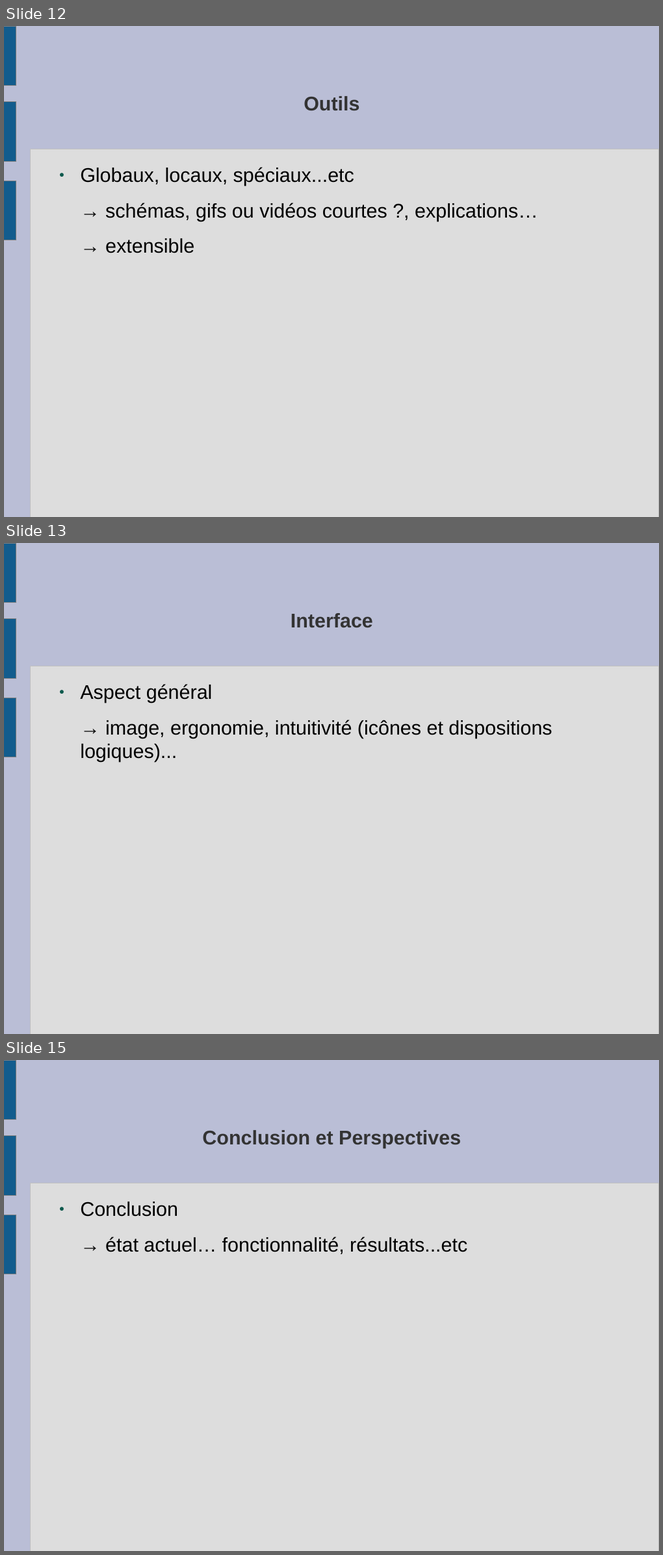
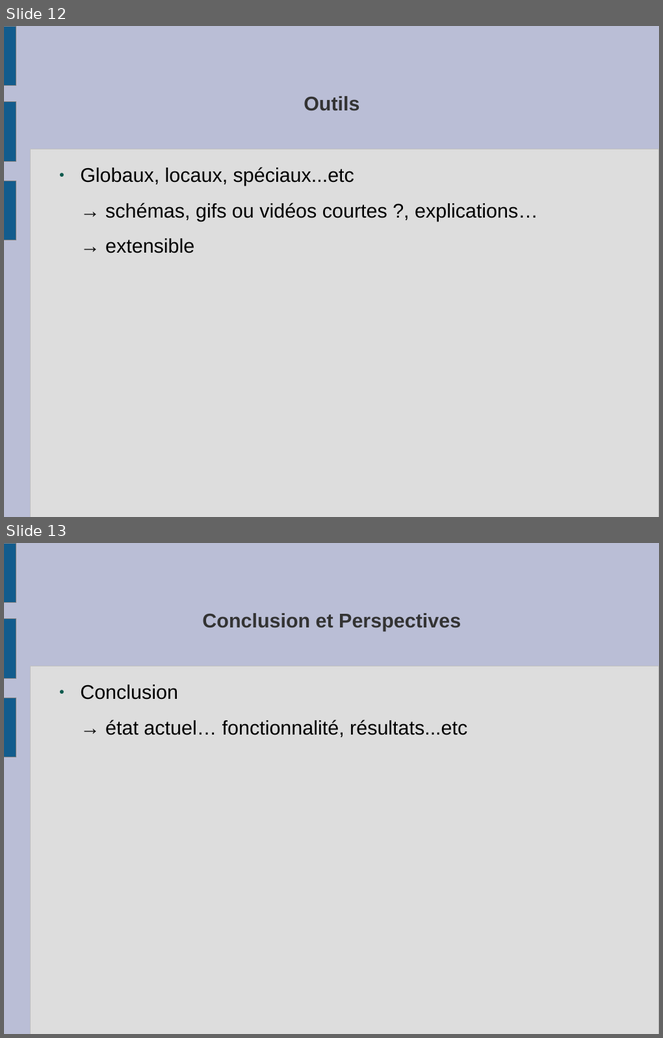
Before and after one commit to slvrgauthier/OpenSculpt, a slide deck: Documentation/Soutenance.odp. Shown one above the other, each under a label of ours: slides 12, 13 and 15 before the commit, slides 12 and 13 after it; the slides between them are not shown. The pictures are 663x1555 and 663x1038 pixels, drawn with LibreOffice and Linux fonts; fonts in the diff are those of the drawing. Boxes give left, top, right and bottom in pixels: in the first picture for what was removed or moved away, otherwise in the second. Text is boxed around its words. In the diff, an @@ line names an element or a change of style, - is before the commit and + after.

```diff
--- a/Documentation/Soutenance.odp
+++ b/Documentation/Soutenance.odp
@@ slide 13 removed at (x1=4, y1=543, x2=659, y2=1034), background #BABED6; not listed: 4 template elements that a slide beside it also shows @@
@@ title removed at (x1=291, y1=613, x2=373, y2=628) @@
-Interface
@@ text removed at (x1=80, y1=684, x2=552, y2=762) @@
-● Aspect général
-→ image, ergonomie, intuitivité (icônes et dispositions logiques)...
@@ what was slide 15 is now slide 13 @@
```
Also in this commit, not shown: 1 slide changed, 1 other slide removed, 1 other file.
